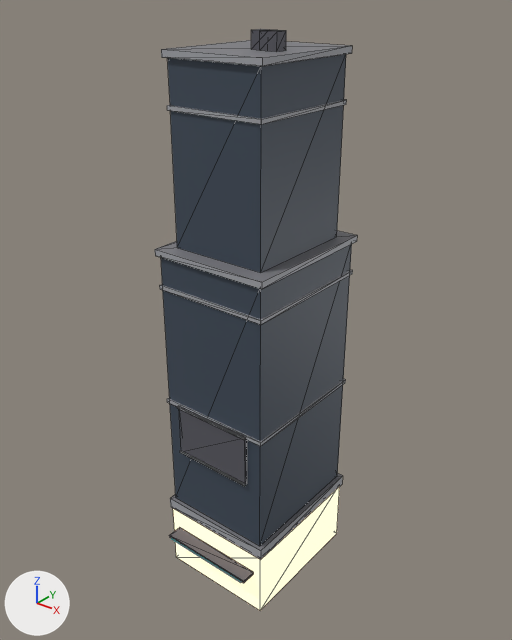
What one commit did to the glTF model assets/future/models/neon_city/r1012_glass.glb.
Before and after are seen from a 50 mm lens placed at (32.1, -40.5, 48.9), pointed at (-0.2, -0.1, 23.9). Every picture has the same lights, and +X, +Y and +Z are marked at lower left. The first picture is the older version. Mesh edges are drawn as thin lines. Vertices at exactly the same position are counted once.

Before the edit, the objects in view are built like this:
```python
me_r1012_glass = bpy.data.meshes.new('r1012_glass')
me_r1012_glass.from_pydata(...)  # 128 vertices, 184 faces; spans x -5.2..5.2, y -7.3..6.2, z 0.0..45.7
# faces by material slot: [16, 8, 10, 90, 48, 12]
me_r1012_glass.materials.append(mat_fa_b)  # dark blue #3f4b59
me_r1012_glass.materials.append(mat_shop)  # beige #cbb395, glowing beige #ffe1bc
me_r1012_glass.materials.append(mat_roof)  # grey #7c7c81
me_r1012_glass.materials.append(mat_trim)  # grey #a6a8ad
me_r1012_glass.materials.append(mat_metal)  # dark grey #595961
me_r1012_glass.materials.append(mat_neon_c)  # cyan #6cf9ff, glowing cyan #6cf9ff
ob_r1012_glass = bpy.data.objects.new('r1012_glass', me_r1012_glass)
ob_r1012_glass.location = (0.0, 0.0, 0.0)
```
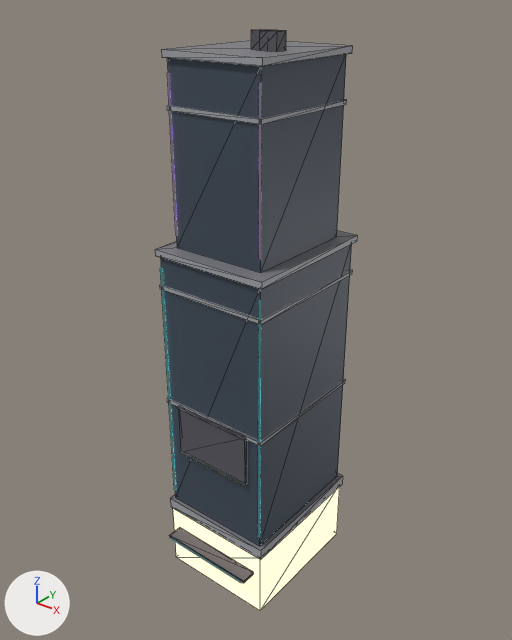
Changed parts and their boxes (x1, y1, x2, y2) in the pictures (512 x 640 px):
part 1 of me_r1012_glass, added: after (160, 268, 176, 490)
part 2 of me_r1012_glass, added: after (258, 300, 261, 537)
part 3 of me_r1012_glass, added: after (167, 73, 177, 236)
part 4 of me_r1012_glass, added: after (259, 83, 261, 259)

Diff of the bpy script that builds the scene:
```diff
--- a/assets/future/models/neon_city/r1012_glass.glb.py
+++ b/assets/future/models/neon_city/r1012_glass.glb.py
@@ mat_neon_v @@
+mat_neon_v = principled_material('neon_v')
+mat_neon_v.base_color = (0.55, 0.35, 1.0)  # purple #c4a0ff
+mat_neon_v.emission_color = (0.55, 0.35, 1.0)  # purple #c4a0ff
+mat_neon_v.emission_strength = 2.0
@@ me_r1012_glass @@
 # used by ob_r1012_glass; location = (0.0, 0.0, 0.0)
-me_r1012_glass.from_pydata(...)  # 128 vertices, 184 faces; spans x -5.2..5.2, y -7.3..6.2, z 0.0..45.7
+me_r1012_glass.from_pydata(...)  # 180 vertices, 272 faces; spans x -5.2..5.2, y -7.3..6.2, z 0.0..45.7
+# me_r1012_glass part 1: a new loose piece, a 6-sided cylinder along z spanning x -4.82..-4.68, y -5.91..-5.79, z 8.0..29.0, in mat_neon_c (cyan #6cf9ff, glowing cyan #6cf9ff)
+# me_r1012_glass part 2: a new loose piece, a 6-sided cylinder along z spanning x 4.68..4.82, y -5.91..-5.79, z 8.0..29.0, in mat_neon_c (cyan #6cf9ff, glowing cyan #6cf9ff)
+# me_r1012_glass part 3: a new loose piece, a 6-sided cylinder along z spanning x -4.01..-3.88, y -4.91..-4.79, z 31.5..43.0, in mat_neon_v (purple #c4a0ff, glowing purple #c4a0ff)
+# me_r1012_glass part 4: a new loose piece, a 6-sided cylinder along z spanning x 3.88..4.01, y -4.91..-4.79, z 31.5..43.0, in mat_neon_v (purple #c4a0ff, glowing purple #c4a0ff)
+# other edits to the shape of me_r1012_glass do not show in these pictures
 me_r1012_glass.materials.append(mat_fa_b)
@@ me_r1012_glass @@
 me_r1012_glass.materials.append(mat_neon_c)
+me_r1012_glass.materials.append(mat_neon_v)  # purple #c4a0ff, glowing purple #c4a0ff
```
